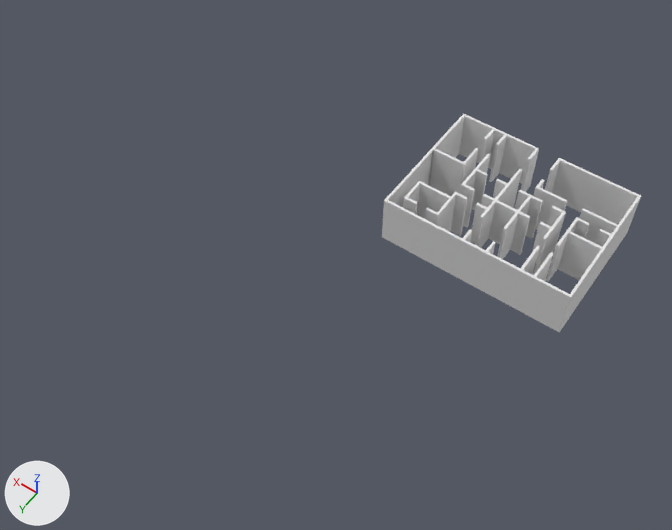
One commit to the Blender file Assets/Blender/house.blend: the scene before it, then after it.
One viewpoint serves both versions: a 50 mm camera at (-12.6, 72.0, 78.6) aimed at (23.3, 21.8, -0.3). The axes (+X, +Y, +Z) are drawn at lower left. The lights are the same throughout.

In view in the first picture: 'walls'.
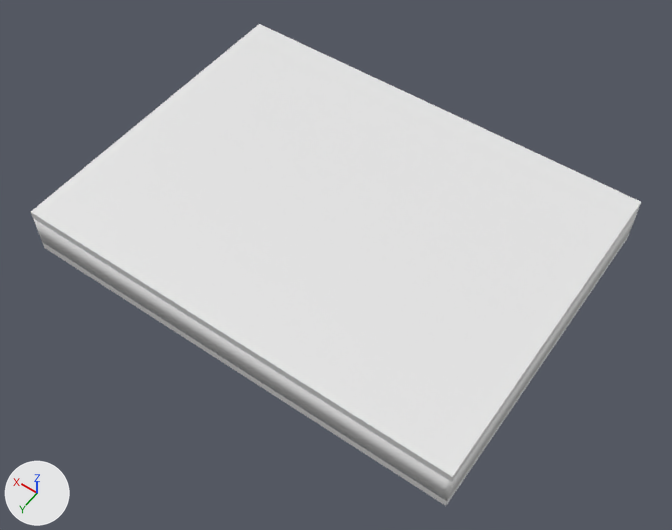
Pixel boxes (x1, y1, x2, y2) of what changed, in the pictures (672 x 530 px; the box of a moved part takes in the faces that stretch with it):
'ceiling', added
    after: (31, 24, 641, 482)
'walls', reshaped, turned, rescaled
    before: (382, 114, 641, 332)
    after: (33, 209, 639, 501)
'floor', added
    after: (42, 234, 629, 506)
part 1 of me_plane, deleted
    before: (471, 169, 543, 259)
part 2 of me_plane, deleted
    before: (403, 181, 467, 236)
part 3 of me_plane, deleted
    before: (532, 206, 566, 274)
part 4 of me_plane, deleted
    before: (460, 154, 490, 227)
part 5 of me_plane, deleted
    before: (533, 179, 567, 230)
part 6 of me_plane, moved or reshaped
    before: (382, 114, 641, 332)
    after: (33, 209, 639, 501)

The change, as a diff of the scene's bpy script:
```diff
--- a/Assets/Blender/house.blend.py
+++ b/Assets/Blender/house.blend.py
@@ me_plane @@
 # used by ob_walls; location = (0.0, 0.0, 0.0)
-me_plane.from_pydata(...)  # 408 vertices, 394 faces; spans x -0.3..21.3, y -0.3..15.9, z 0.0..6.0
+me_plane.from_pydata(...)  # 428 vertices, 428 faces; spans x -50.0..5100.0, y 0.0..400.0, z -3800.0..50.0
+# me_plane part 1: the loose piece of 76 vertices spanning x 7.8..13.2, y 3.6..12.0, z 0.0..6.0 is deleted
+# me_plane part 2: the loose piece of 52 vertices spanning x 14.4..19.8, y 10.5..14.4, z 0.0..6.0 is deleted
+# me_plane part 3: the loose piece of 28 vertices spanning x 5.1..6.6, y 6.3..10.8, z 0.0..6.0 is deleted
+# me_plane part 4: the loose piece of 28 vertices spanning x 14.4..15.9, y 3.6..9.3, z 0.0..6.0 is deleted
+# me_plane part 5: the loose piece of 16 vertices spanning x 5.7..9.3, y 3.6..5.1, z 0.0..6.0 is deleted
+# me_plane part 6: 207 vertices removed from x -0.3..21.3, y -0.3..15.9, z 0.0..6.0; 395 vertices added at x -50.0..5100.0, y 0.0..400.0, z -3800.0..50.0
+# me_plane part 7: the surface is now shaded smooth
@@ me_plane_001 @@
+me_plane_001.from_pydata(...)  # 428 vertices, 318 faces; spans x -0.5..51.0, y -0.5..38.0, z -1.0..0.0
@@ me_plane_1 @@
+me_plane_1.from_pydata(...)  # 428 vertices, 318 faces; spans x -0.5..51.0, y -0.5..38.0, z 0.0..1.0
@@ ob_walls @@
 ob_walls.location = (0.0, 0.0, 0.0)
+ob_walls.rotation_euler = (1.571, 0.0, 0.0)  # degrees (90, 0, 0)
+ob_walls.scale = (0.01, 0.01, 0.01)
@@ ob_floor @@
+ob_floor = bpy.data.objects.new('floor', me_plane_001)
+ob_floor.location = (0.0, 0.0, 0.0)
@@ ob_ceiling @@
+ob_ceiling = bpy.data.objects.new('ceiling', me_plane_1)
+ob_ceiling.location = (0.0, 0.0, 4.0)
```
